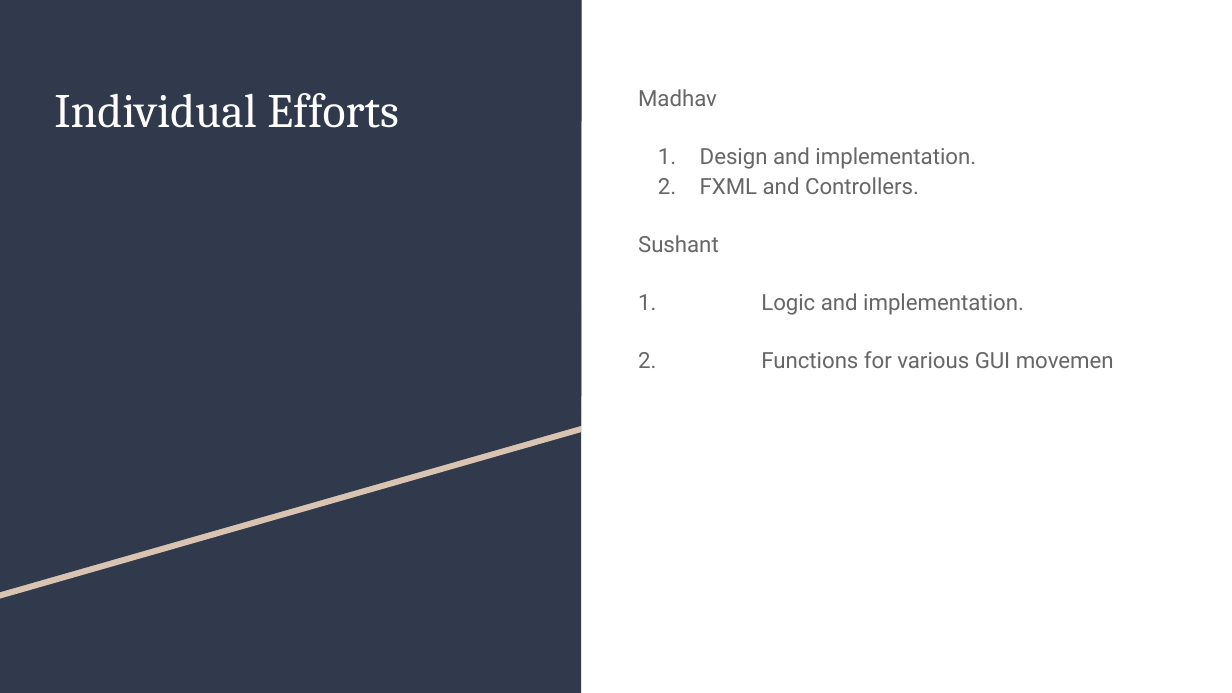
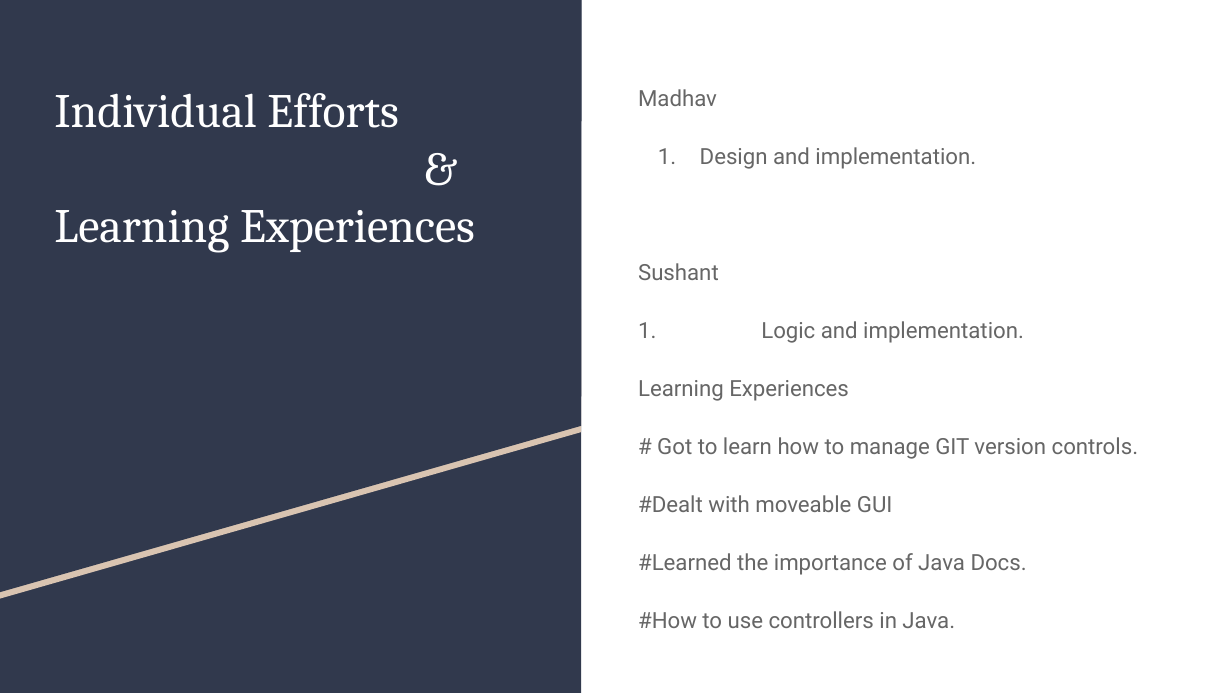
Before and after one commit to orthodoxparadox/SnakevBlock, a slide deck: slide 3 of Presentation_AP_Project.pptx. Drawn at 1232x693 pixels with LibreOffice and Linux fonts; fonts in the diff are those of the drawing. Boxes give left, top, right and bottom in pixels: in the first picture for what was removed or moved away, otherwise in the second. Text is boxed around its words. In the diff, an @@ line names an element or a change of style, - is before the commit and + after.

```diff
--- a/Presentation_AP_Project.pptx
+++ b/Presentation_AP_Project.pptx
@@ text at <box>700,177,919,194</box>: paragraph removed @@
-2. FXML and Controllers.
@@ title at <box>54,210,475,252</box>: paragraphs added @@
+&
+Learning Experiences
@@ text at <box>638,380,1138,628</box>: text changed @@
-2. Functions for various GUI movemen
+Learning Experiences
+# Got to learn how to manage GIT version controls.
+#Dealt with moveable GUI
+#Learned the importance of Java Docs.
+#How to use controllers in Java.
```
